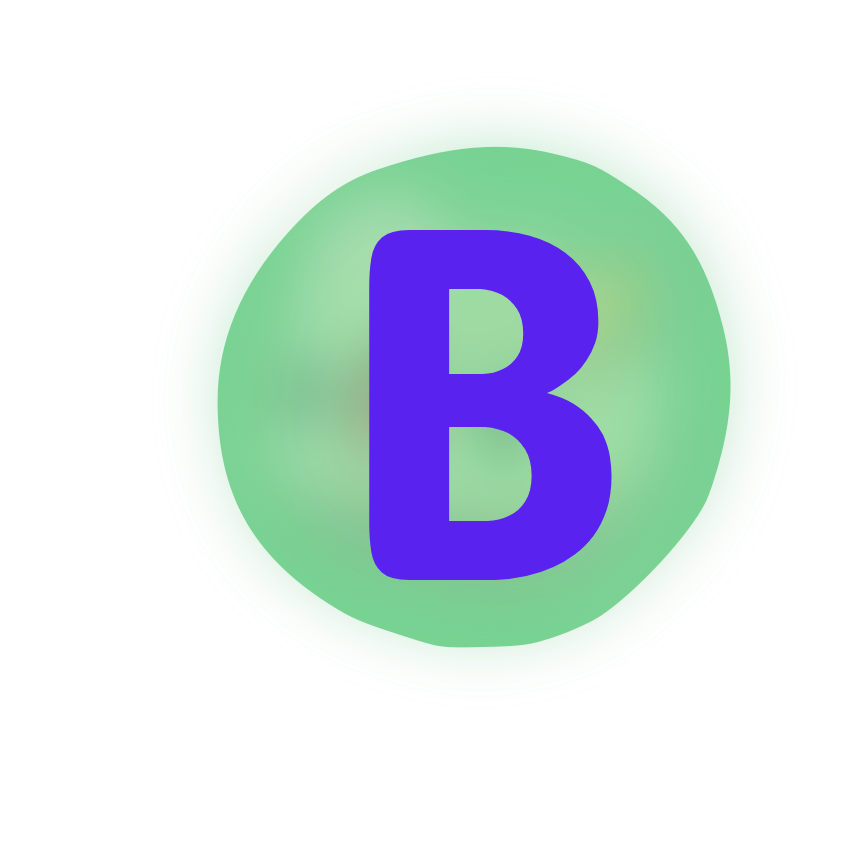
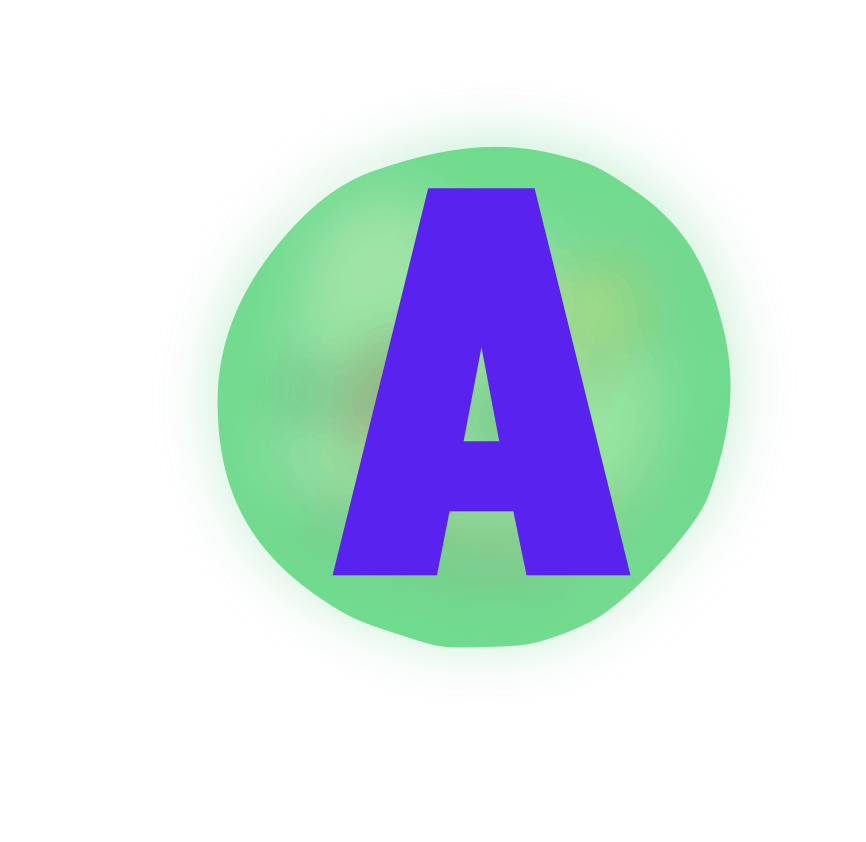
Before/after of a 866 x 842 layered artwork. What changed in the layer stack:
renamed "B" to "A", painted on it over [left=332, top=188, right=631, bottom=580]
painted on "Background" over [left=188, top=121, right=741, bottom=666]
